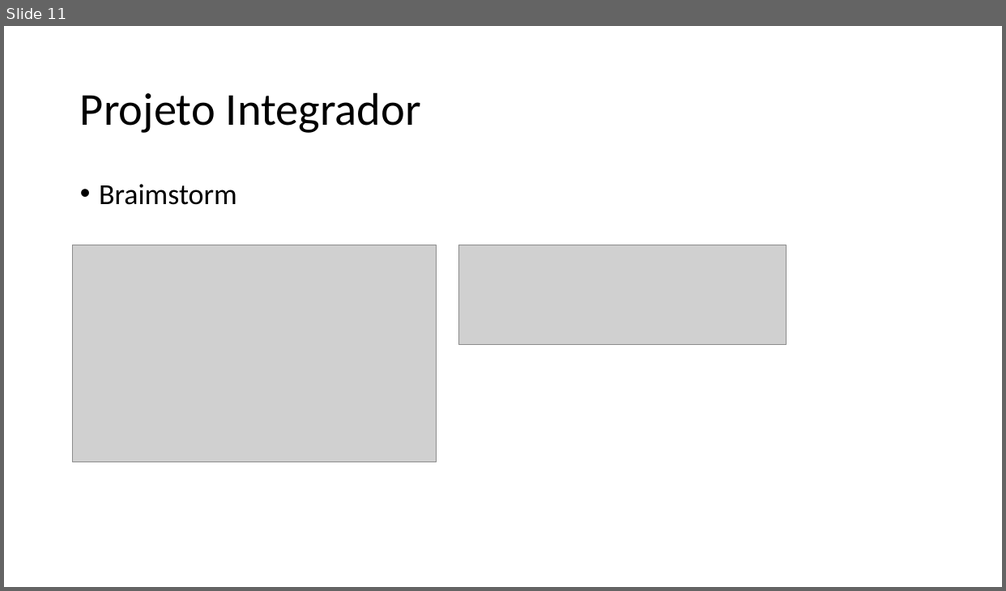
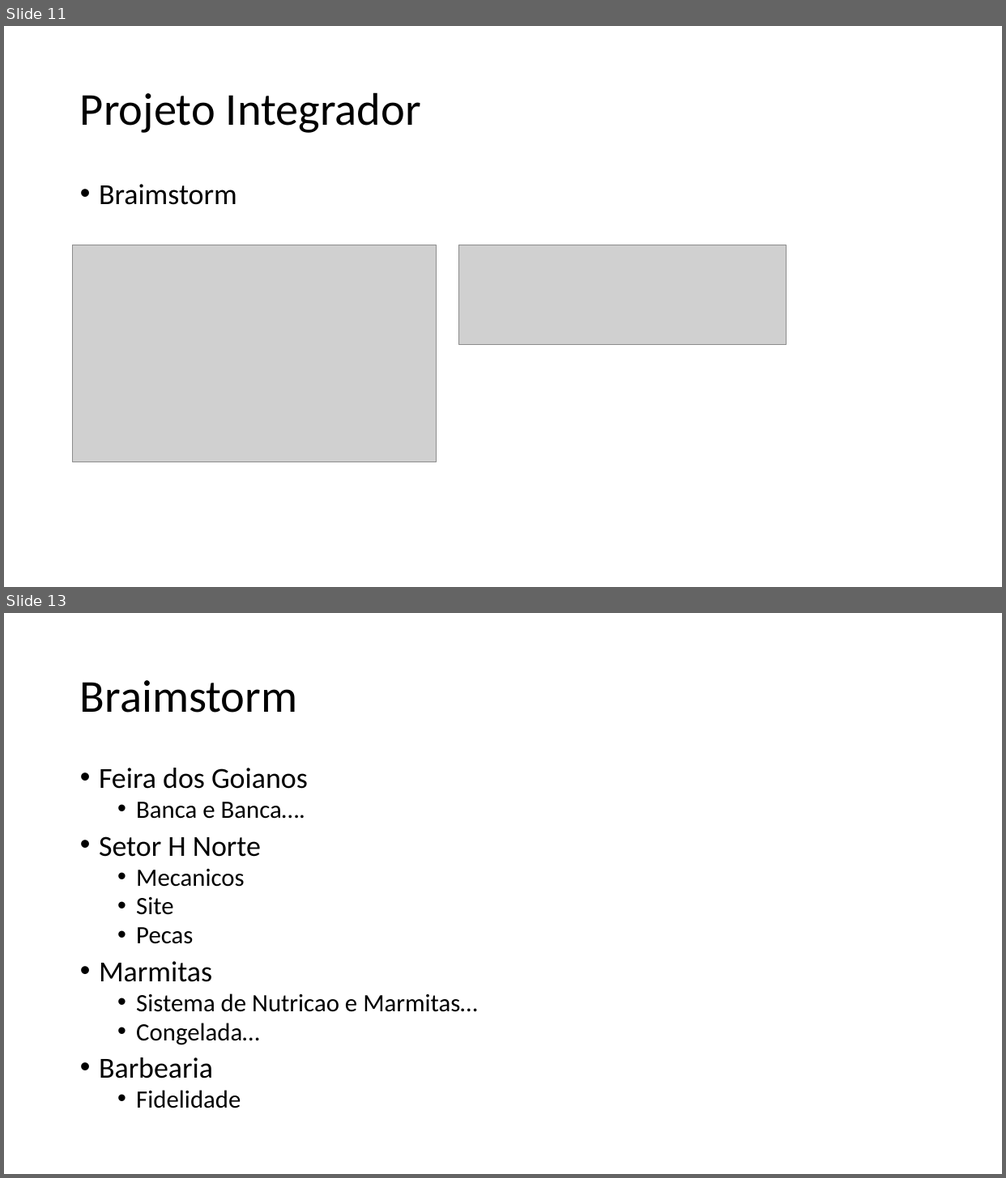
Before and after one commit to romulodf-cesar/curso_matematica_ia, a slide deck: slides/slice.pptx. Shown one above the other, each under a label of ours: slide 11 before the commit, slides 11 and 13 after it; the slides between them are not shown. The pictures are 1006x591 and 1006x1178 pixels, drawn with LibreOffice and Linux fonts; fonts in the diff are those of the drawing; grey boxes stand for pictures. Boxes give left, top, right and bottom in pixels: in the first picture for what was removed or moved away, otherwise in the second. Text is boxed around its words. In the diff, an @@ line names an element or a change of style, - is before the commit and + after.

```diff
--- a/slides/slice.pptx
+++ b/slides/slice.pptx
@@ slide 13 added at bbox=[4, 613, 1002, 1174], background #FFFFFF @@
@@ title added at bbox=[80, 680, 298, 713], 44 pt, text #000000 @@
+Braimstorm
@@ text added at bbox=[99, 768, 477, 1109], 24 pt, text #000000 @@
+• Feira dos Goianos
+  • Banca e Banca….
+• Setor H Norte
+  • Mecanicos
+  • Site
+  • Pecas
+• Marmitas
+  • Sistema de Nutricao e Marmitas…
+  • Congelada…
+• Barbearia
+  • Fidelidade
```
Also in this commit, not shown: 1 other slide added, 2 slides removed, 1 other file.
